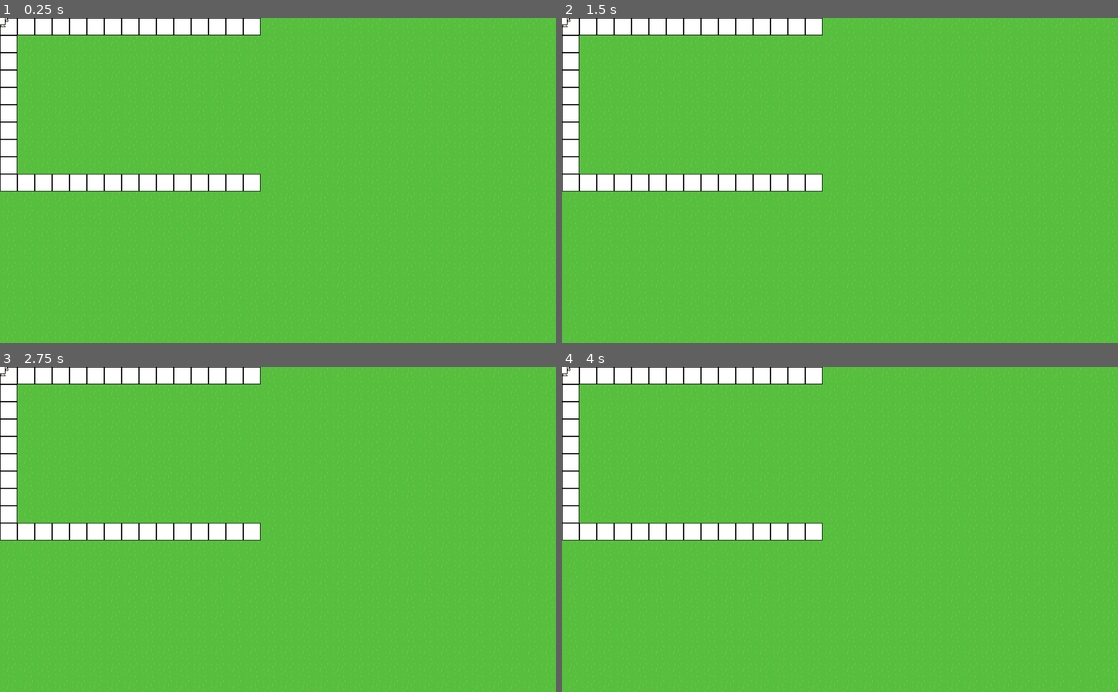
Above: before the commit, frames 1-4 (two rows, left to right).
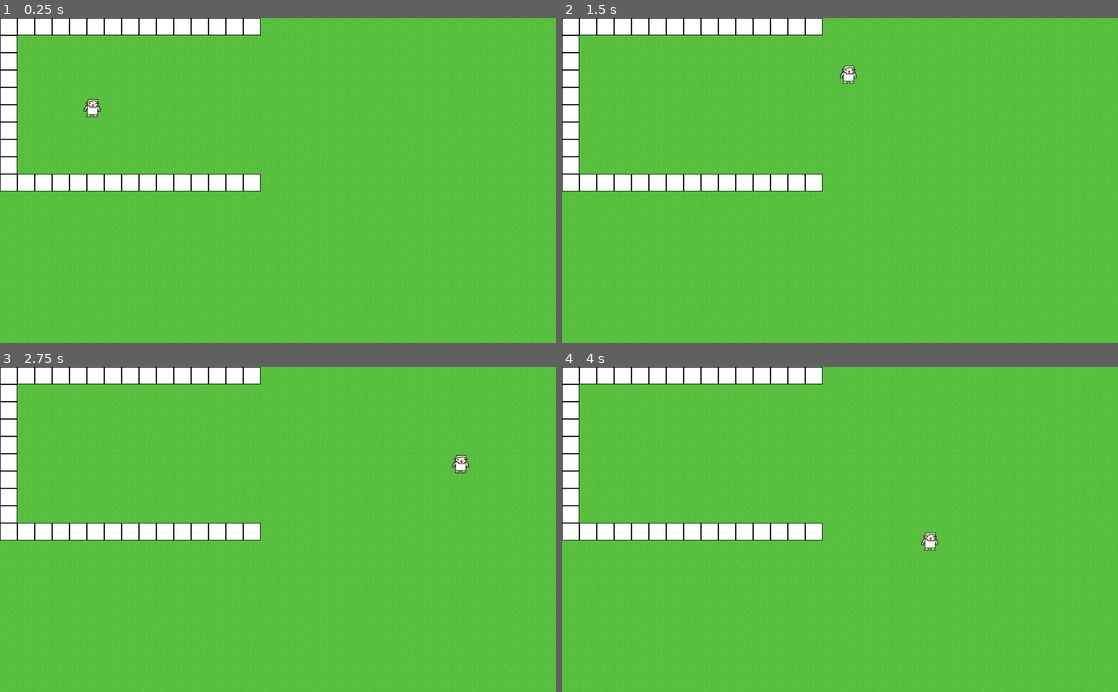
Above: after the commit, the same moments.

Repository: S-D-V-A-S-M-V-V-I-C-T-S-S-BAGGER/CovidTowerDefense
Game: Godot game, scene res://Levels/BaseLevel.tscn
Same seed, same stepped clock (60 frames per second), same inputs: the game is played once before the commit and once after it.
Inputs:
- Up to frame 1 (0.25 s): no input
- Up to frame 2 (1.5 s): no input
- Up to frame 3 (2.75 s): no input
- Up to frame 4 (4 s): no input

The runs differ from the first frame. In frame 1, 0.2% of the frame differs, in the area x 0-19%, y 0-31%; in frame 2, 0.2%; in frame 3, 0.2%; in frame 4, 0.2%.
Error before the commit: Parse Error: The identifier "current_frame_pos" isn't declared in the current scope. (res://Enemies/Enemy.gd:22)

Commit message:
schaap loopt rond yo

Diff:
--- a/Enemies/Enemy.gd
+++ b/Enemies/Enemy.gd
@@ -19,7 +19,7 @@
 	get_node("Path/PathFollower").offset += speed * delta
 
 	# Start and stop animation
-	if previous_frame_pos.distance_squared_to(current_frame_pos) >= 0.01:
-		_animated_sprite.play()
-	else:
-		_animated_sprite.stop()
+#	if previous_frame_pos.distance_squared_to(current_frame_pos) >= 0.01:
+#	get_noce("Path/PathFollower/AnimatedSprite").start()
+#	else:
+#		_animated_sprite.stop()
--- a/Enemies/Enemy.tscn
+++ b/Enemies/Enemy.tscn
@@ -32,6 +32,8 @@
 
 [node name="AnimatedSprite" type="AnimatedSprite" parent="Path/PathFollower"]
 frames = SubResource( 2 )
+frame = 1
+playing = true
 
 [node name="Area2D" type="Area2D" parent="Path/PathFollower"]
 collision_mask = 0
--- a/project.godot
+++ b/project.godot
@@ -24,6 +24,10 @@
 run/main_scene="res://Levels/BaseLevel.tscn"
 config/icon="res://icon.png"
 
+[layer_names]
+
+2d_physics/layer_1="Enemies"
+
 [physics]
 
 common/enable_pause_aware_picking=true
